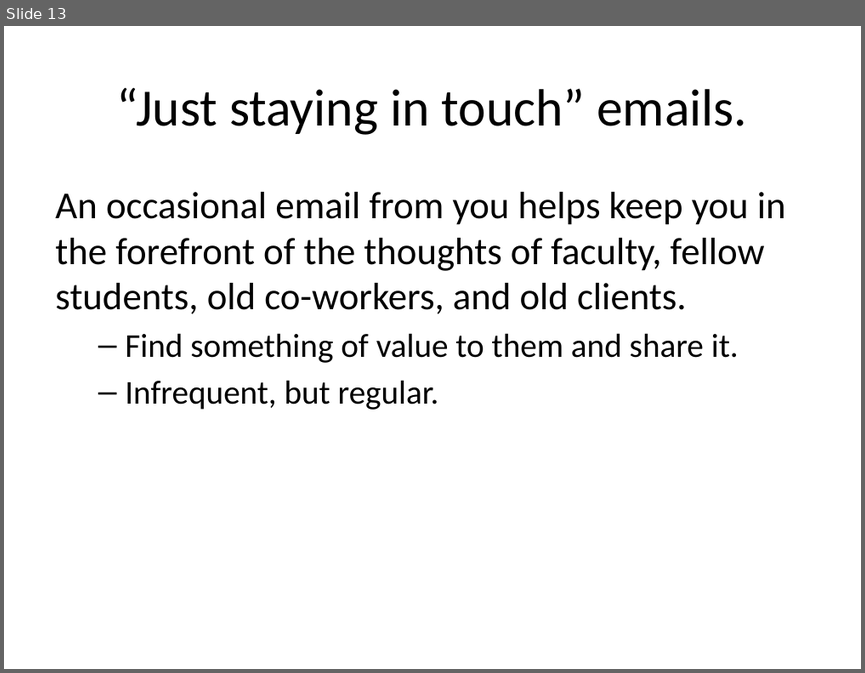
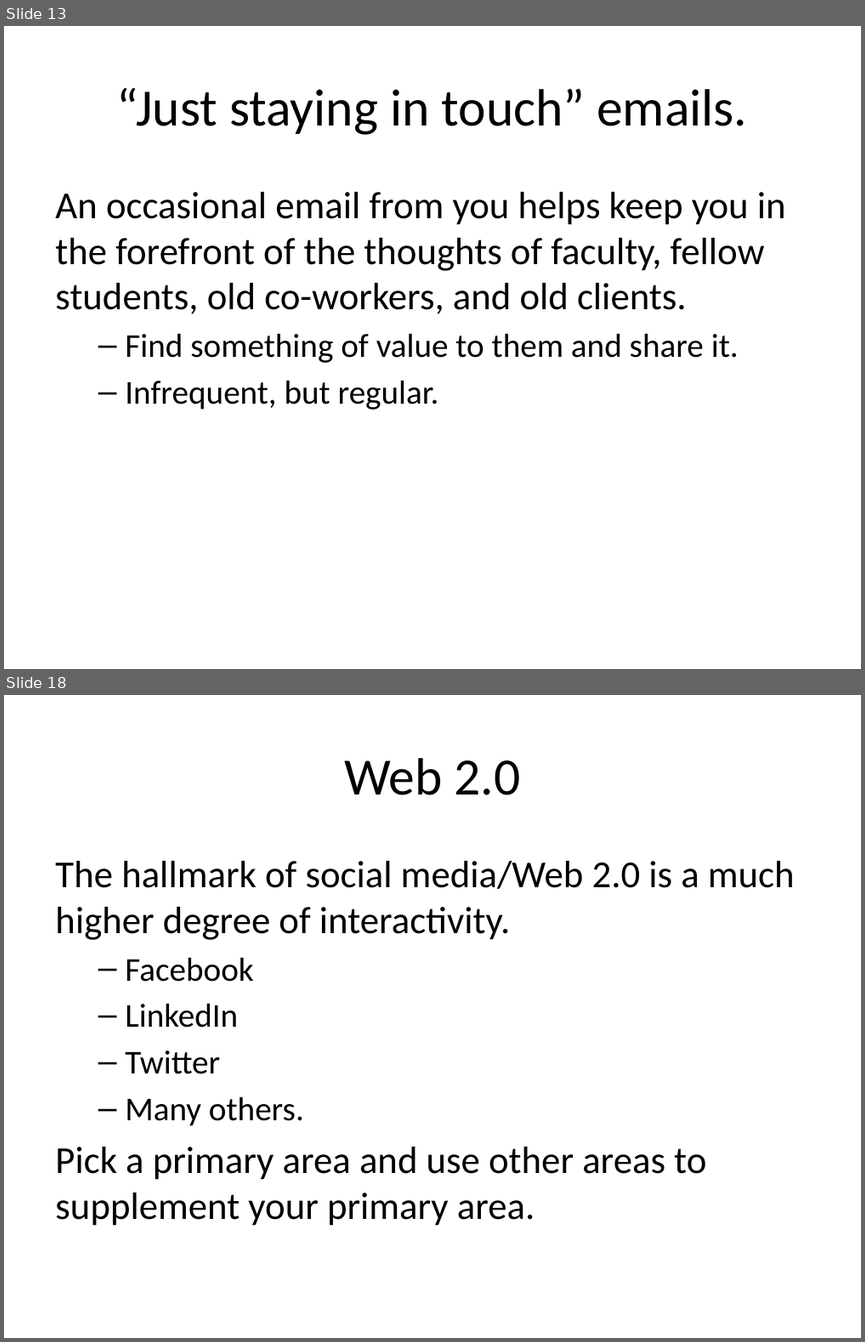
Before and after one commit to pmean/finding-customers, a slide deck: finding-customers.pptx. Shown one above the other, each under a label of ours: slide 13 before the commit, slides 13 and 18 after it; the slides between them are not shown. The pictures are 865x673 and 865x1342 pixels, drawn with LibreOffice and Linux fonts; fonts in the diff are those of the drawing. Boxes give left, top, right and bottom in pixels: in the first picture for what was removed or moved away, otherwise in the second. Text is boxed around its words. In the diff, an @@ line names an element or a change of style, - is before the commit and + after.

```diff
--- a/finding-customers.pptx
+++ b/finding-customers.pptx
@@ slide 18 added at (4,695,861,1338), background #FFFFFF @@
@@ title added at (344,758,521,795), 44 pt, text #000000 @@
+Web 2.0
@@ text added at (55,861,794,1225), 32 pt, text #000000 @@
+The hallmark of social media/Web 2.0 is a much higher degree of interactivity.
+  – Facebook
+  – LinkedIn
+  – Twitter
+  – Many others.
+Pick a primary area and use other areas to supplement your primary area.
```
Also in this commit, not shown: 4 slides changed, 5 other slides added, 1 other file.
